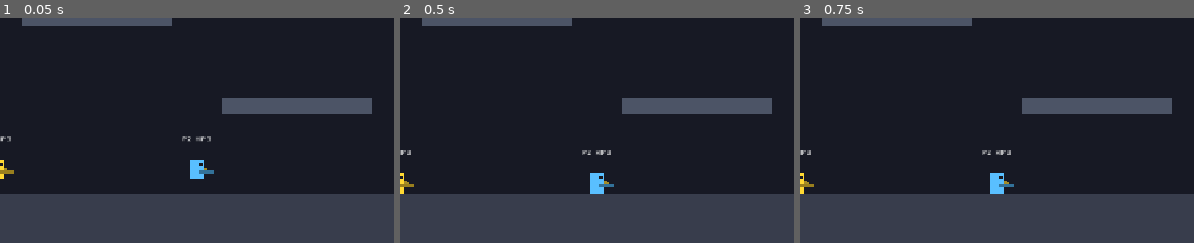
Above: before the commit, frames 1-3 (left to right).
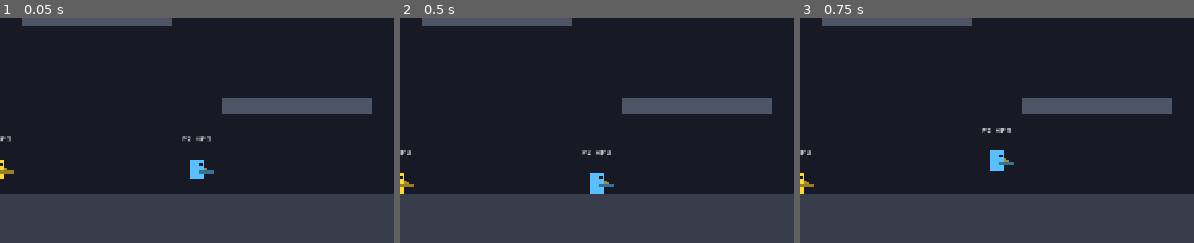
Above: after the commit, the same moments.

Repository: AdriR1ze/ONIET_Rounds
Game: Godot game, scene res://levels/test_level.tscn
Two runs of this game, one before a commit and one after it. Both use one fixed random seed, a clock stepped at 60 frames per second and the inputs below.
Inputs:
- Up to frame 1 (0.05 s): no input
- Up to frame 2 (0.5 s): no input
- Up to frame 3 (0.75 s): tap Enter at 0.5 s
The pictures show only the part of the screen within x 38-88%, y 50-100%; the shares and areas given below are measured in that part.

Frames 1-2 are identical in both runs. In frame 3, 0.9% of the frame differs, in the area x 46-55%, y 48-79%.

Commit message:
Implementar salto (Espacio/Enter) y mecanica de parry al girar

Diff:
--- a/rounds/player/components/hurtbox_component.gd
+++ b/rounds/player/components/hurtbox_component.gd
@@ -2,7 +2,20 @@
 extends Area2D
 
 signal hurt(amount: int, source: Node)
+signal parried(bullet: Node)
 
 
 func take_hit(amount: int, source: Node = null) -> void:
 	hurt.emit(amount, source)
+
+
+func try_parry(bullet: Node) -> bool:
+	var parent: Node = get_parent()
+	if parent != null and parent.has_method("can_parry") and parent.can_parry():
+		if bullet.has_method("parry"):
+			bullet.parry(parent)
+		parried.emit(bullet)
+		if parent.has_method("on_parry"):
+			parent.on_parry(bullet)
+		return true
+	return false
--- a/rounds/player/player.gd
+++ b/rounds/player/player.gd
@@ -3,6 +3,7 @@
 
 signal quacked(player_number: int)
 signal grabbed(player_number: int)
+signal parried_bullet(bullet: Node)
 
 enum PlayerState {
 	IDLE,
@@ -143,6 +144,21 @@
 	_ragdoll_timer -= delta
 	if _ragdoll_timer <= 0.0:
 		can_control = true
+		$Visual.rotation = 0.0
+		_body_animation.play("stand")
+
+
+func is_spinning() -> bool:
+	return _ragdoll_timer > 0.0 or current_state == PlayerState.RAGDOLL
+
+
+func can_parry() -> bool:
+	return is_spinning()
+
+
+func on_parry(bullet: Node) -> void:
+	parried_bullet.emit(bullet)
+	print("Player %d: Parried!" % player_number)
 
 
 func _on_damaged(_amount: int, source: Node) -> void:
--- a/rounds/project.godot
+++ b/rounds/project.godot
@@ -46,7 +46,7 @@
 }
 p1_jump={
 "deadzone": 0.5,
-"events": [Object(InputEventKey,"resource_local_to_scene":fa …(140 unchanged characters)… d":false,"keycode":0,"physical_keycode":87,"key_label":0,"unicode":0,"location":0,"echo":false,"script":null)
+"events": [Object(InputEventKey,"resource_local_to_scene":fa …(140 unchanged characters)… d":false,"keycode":0,"physical_keycode":32,"key_label":0,"unicode":0,"location":0,"echo":false,"script":null)
 ]
 }
 p1_strafe={
@@ -96,7 +96,8 @@
 }
 p2_jump={
 "deadzone": 0.5,
-"events": [Object(InputEventKey,"resource_local_to_scene":fa …(145 unchanged characters)… lse,"keycode":0,"physical_keycode":4194320,"key_label":0,"unicode":0,"location":0,"echo":false,"script":null)
+"events": [Object(InputEventKey,"resource_local_to_scene":fa …(145 unchanged characters)… lse,"keycode":0,"physical_keycode":4194309,"key_label":0,"unicode":0,"location":0,"echo":false,"script":null)
+, Object(InputEventKey,"resource_local_to_scene":false,"resource_name":"","device":-1,"window_id":0,"alt_pressed":false,"shift_pressed":false,"ctrl_pressed":false,"meta_pressed":false,"pressed":false,"keycode":0,"physical_keycode":4194310,"key_label":0,"unicode":0,"location":0,"echo":false,"script":null)
 ]
 }
 p2_strafe={
--- a/rounds/weapons/bullet.gd
+++ b/rounds/weapons/bullet.gd
@@ -6,21 +6,43 @@
 
 var direction: Vector2 = Vector2.RIGHT
 var shooter: Node = null
+var _time_alive: float = 0.0
 
 
 func _ready() -> void:
 	rotation = direction.angle()
 	area_entered.connect(_on_area_entered)
 	body_entered.connect(_on_body_entered)
-	get_tree().create_timer(lifetime).timeout.connect(queue_free)
 
 
 func _physics_process(delta: float) -> void:
 	position += direction * speed * delta
+	_time_alive += delta
+	if _time_alive >= lifetime:
+		queue_free()
+
+
+func parry(new_shooter: Node) -> void:
+	shooter = new_shooter
+	direction = -direction
+	rotation = direction.angle()
+	position += direction * 8.0
+	_time_alive = 0.0
+	var visual := get_node_or_null("Visual") as CanvasItem
+	if visual != null:
+		visual.modulate = Color(1.5, 1.5, 1.5, 1.0)
 
 
 func _on_area_entered(area: Area2D) -> void:
 	if shooter != null and shooter.is_ancestor_of(area):
+		return
+	if area.has_method("try_parry") and area.try_parry(self):
+		return
+	var parent := area.get_parent()
+	if parent != null and parent.has_method("can_parry") and parent.can_parry():
+		parry(parent)
+		if parent.has_method("on_parry"):
+			parent.on_parry(self)
 		return
 	if area.has_method("take_hit"):
 		area.take_hit(damage, shooter)
